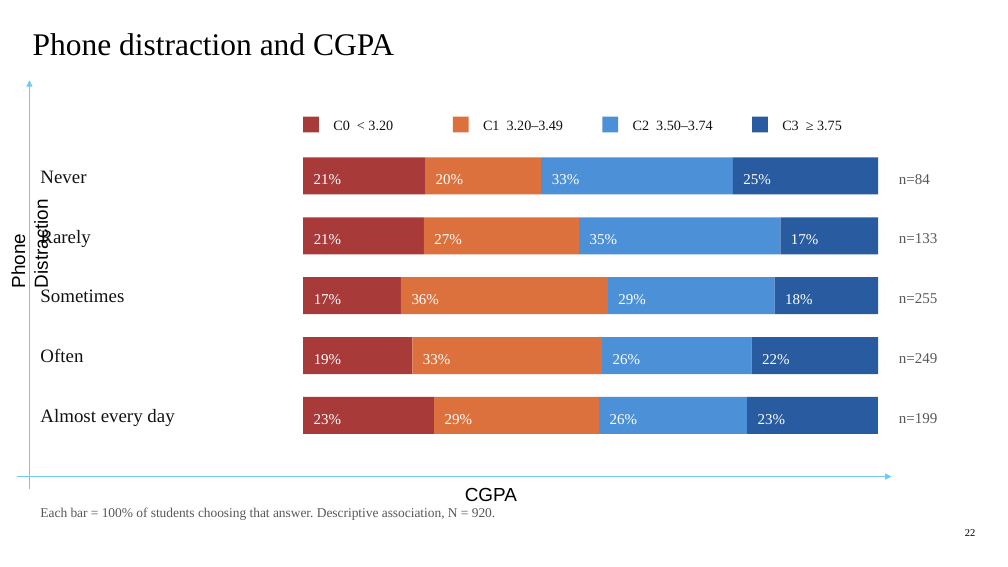
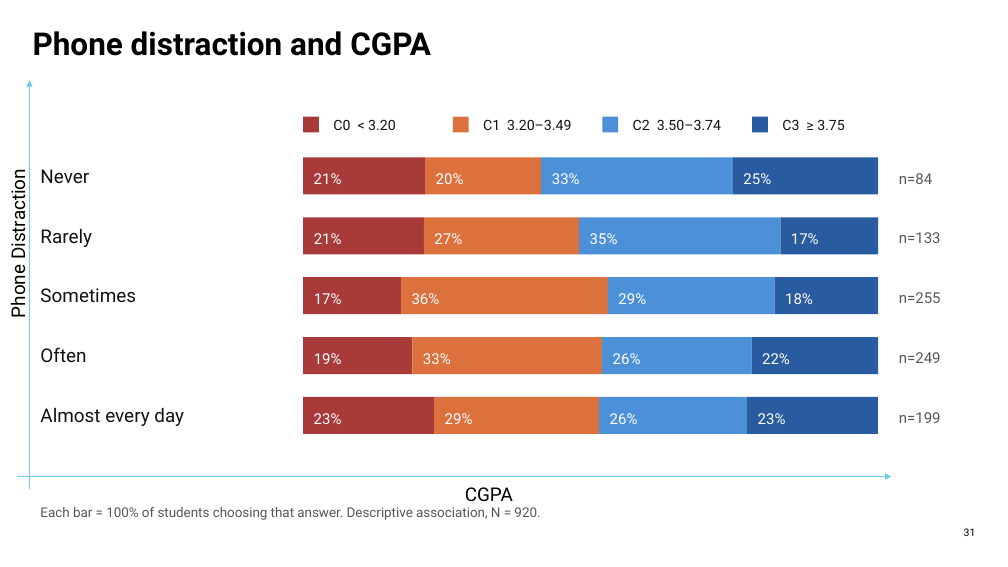
Before and after one commit to SheikhGalib/CGPA-does-matter-dataset-ml-lab, a slide deck: slide 33 of presentation/What_Shapes_Student_CGPA_Ready.pptx (slide 35 before the commit). Drawn at 1008x567 pixels with LibreOffice and Linux fonts; fonts in the diff are those of the drawing. Boxes give left, top, right and bottom in pixels: in the first picture for what was removed or moved away, otherwise in the second. Text is boxed around its words. In the diff, an @@ line names an element or a change of style, - is before the commit and + after.

```diff
--- a/presentation/What_Shapes_Student_CGPA_Ready.pptx
+++ b/presentation/What_Shapes_Student_CGPA_Ready.pptx
@@ title "Phone distraction and CGPA" at <box>33,31,431,56</box>: font Times New Roman to Roboto, bold on @@
@@ text "Phone Distraction" at <box>5,178,30,318</box>: font Arial to Roboto @@
@@ text "Phone Distraction": place and size @@
-text "Phone Distraction" at <box>8,207,52,287</box>
+text "Phone Distraction" at <box>5,178,30,318</box>
@@ text "CGPA" at <box>465,487,513,502</box>: font Arial to Roboto @@
@@ font Times New Roman to Roboto in 35 elements at <box>40,169,89,183</box>, <box>314,173,342,184</box>, <box>436,173,464,184</box>, <box>552,173,580,184</box>, <box>743,173,771,184</box>, <box>899,173,932,184</box>, <box>40,228,92,247</box>, <box>314,233,342,244</box>, <box>434,233,462,244</box>, <box>590,233,618,244</box>, <box>791,233,819,244</box>, <box>899,232,941,243</box>, <box>40,288,136,302</box>, <box>314,293,342,304</box>, <box>412,293,440,304</box>, <box>618,293,646,304</box>, <box>785,293,813,304</box>, <box>899,292,941,303</box>, <box>40,347,86,362</box>, <box>314,353,342,364</box>, <box>423,353,451,364</box>, <box>613,353,641,364</box>, <box>762,353,790,364</box>, <box>899,352,941,363</box>, <box>40,407,184,426</box>, <box>314,413,342,424</box>, <box>445,413,473,424</box>, <box>610,413,638,424</box>, <box>758,413,786,424</box>, <box>899,412,941,423</box>, <box>333,119,396,130</box>, <box>483,119,571,130</box>, <box>633,119,721,130</box>, <box>782,119,845,130</box>, <box>40,507,540,520</box> @@
@@ text at <box>964,528,976,536</box>: text changed; font Times New Roman to Roboto @@
-22
+31
```
Also in this commit, not shown: 52 other slides changed, 3 slides added, 17 slides removed, 13 other files.
